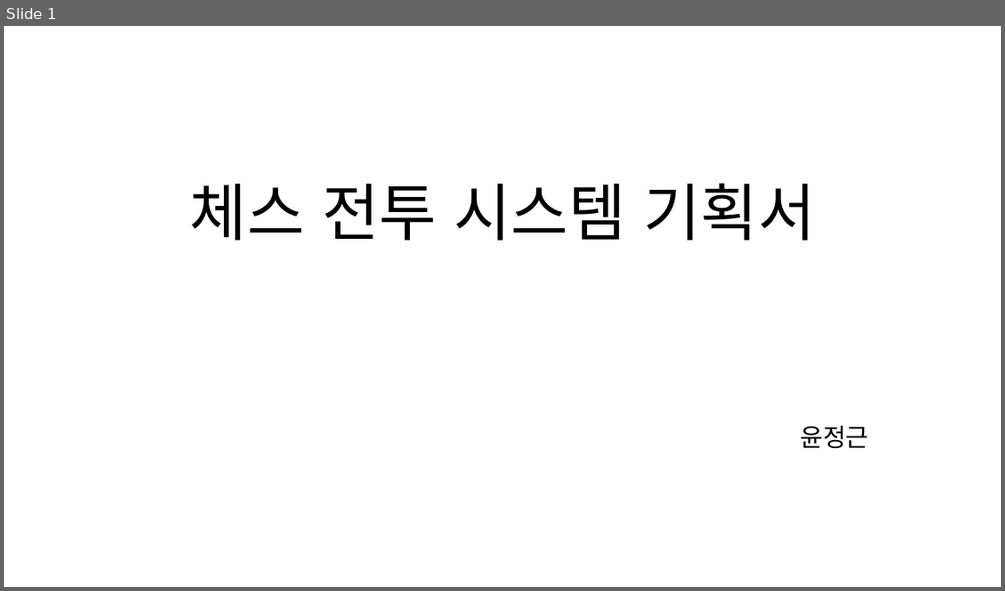
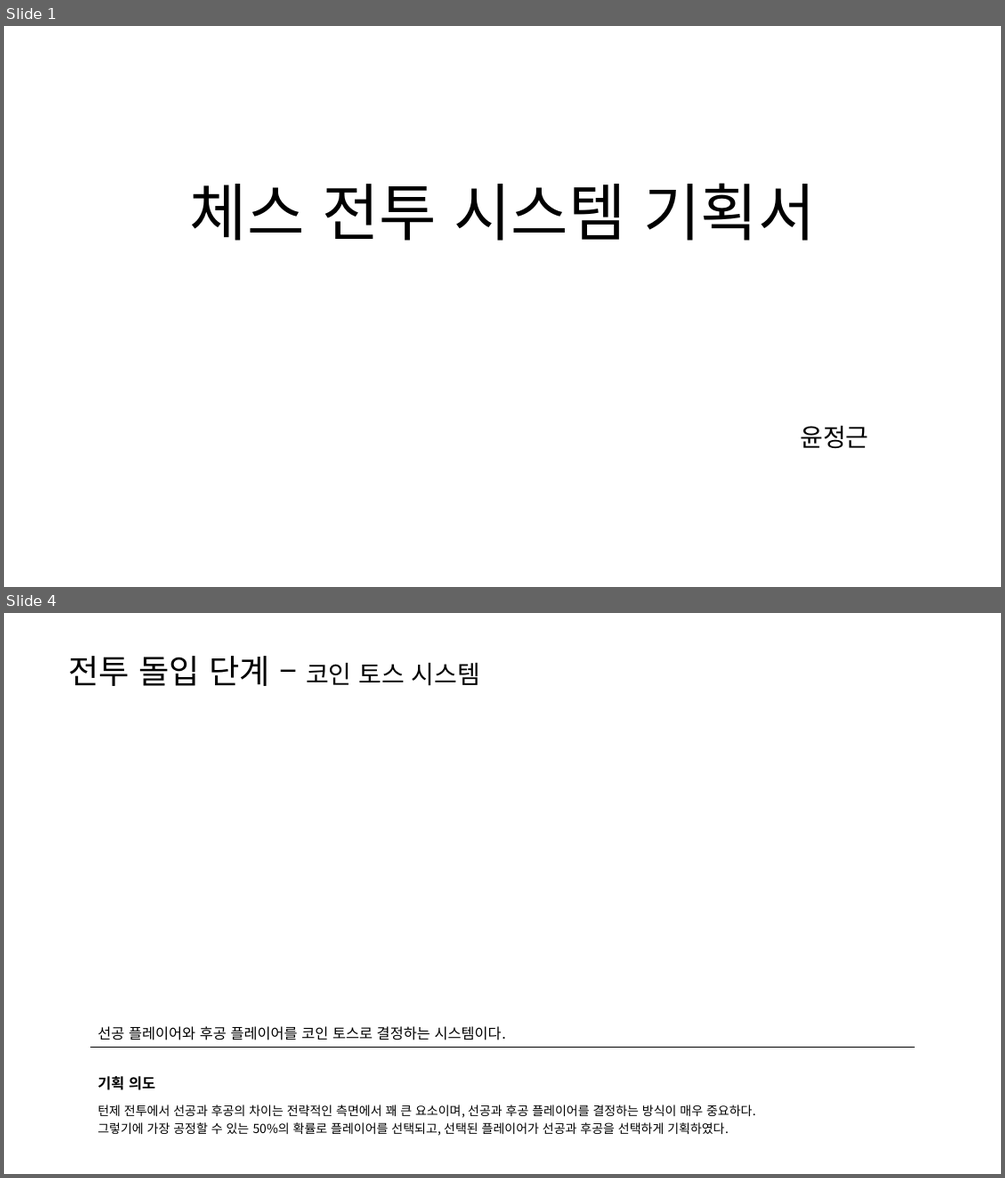
Before and after one commit to yjk0401/unityenginebasic_9th, a slide deck: 기획/체스/체스 전투 시스템 기획서.pptx. Shown one above the other, each under a label of ours: slide 1 before the commit, slides 1 and 4 after it; the slides between them are not shown. The pictures are 1005x591 and 1005x1178 pixels, drawn with LibreOffice and Linux fonts; fonts in the diff are those of the drawing. Boxes give left, top, right and bottom in pixels: in the first picture for what was removed or moved away, otherwise in the second. Text is boxed around its words. In the diff, an @@ line names an element or a change of style, - is before the commit and + after.

```diff
--- a/기획/체스/체스 전투 시스템 기획서.pptx
+++ b/기획/체스/체스 전투 시스템 기획서.pptx
@@ slide 4 added at box(4, 613, 1001, 1174), background #FFFFFF @@
@@ text added at box(68, 656, 480, 686), 32 pt, text #000000 @@
+전투 돌입 단계 – 코인 토스 시스템
@@ table added at box(90, 1018, 914, 1139), 3 rows, 1 columns @@
+선공 플레이어와 후공 플레이어를 코인 토스로 결정하는 시스템이다.
+기획 의도
+턴제 전투에서 선공과 후공의 차이는 전략적인 측면에서 꽤 큰 요소이며, 선공과 후공 플레이어를 결정하는 방식이 매우 중요하다. / 그렇기에 가장 공정할 수 있는 50%의 확률로 플레이어를 선택되고, 선택된 플레이어가 선공과 후공을 선택하게 기획하였다.
```
Also in this commit, not shown: 3 slides changed, 6 other slides added, 1 other file.
